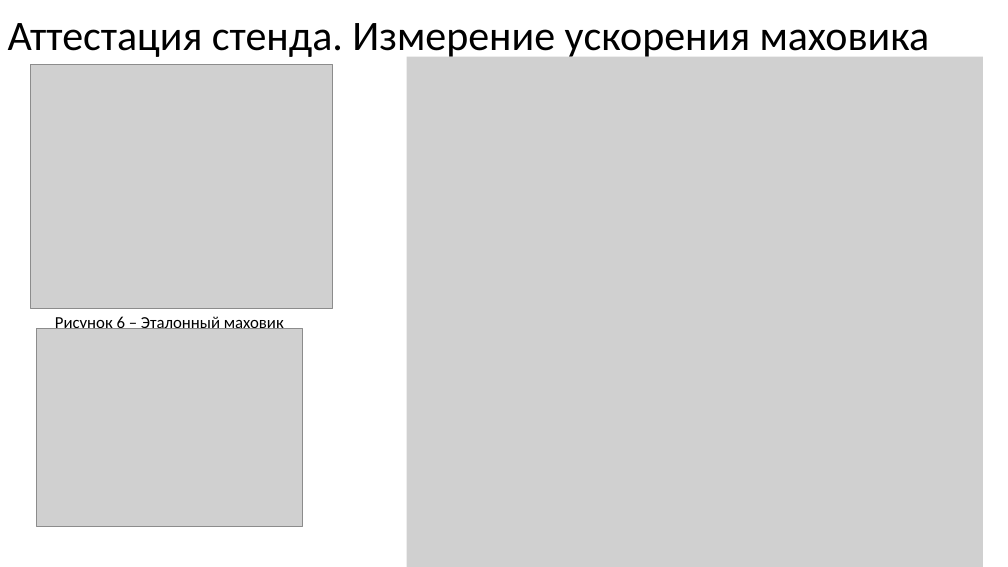
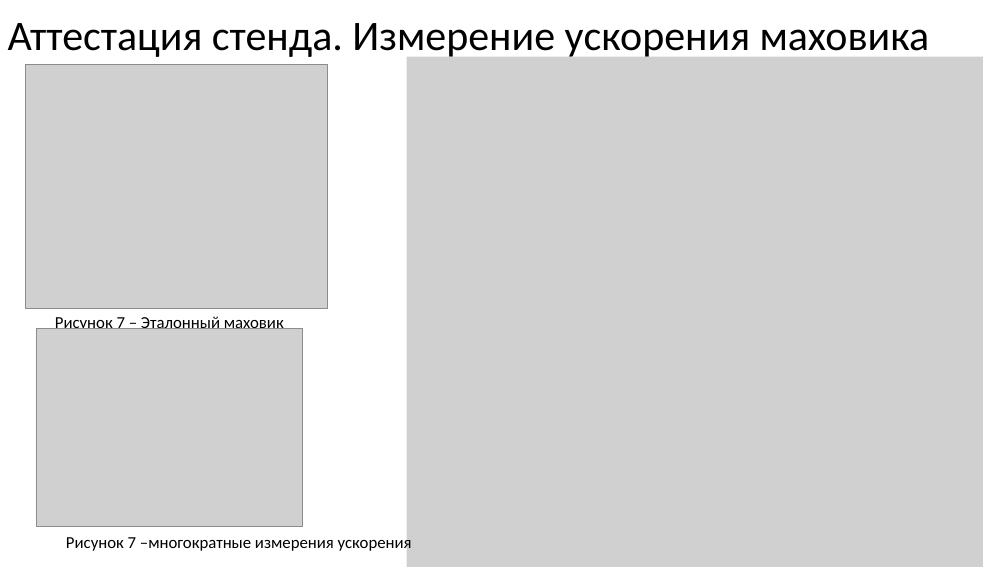
Before and after one commit to iliyars/reactive-moment-phd, a slide deck: slide 6 of Ppt/финальная версия.pptx (slide 7 before the commit). Drawn at 1008x567 pixels with LibreOffice and Linux fonts; fonts in the diff are those of the drawing; grey boxes stand for pictures. Boxes give left, top, right and bottom in pixels: in the first picture for what was removed or moved away, otherwise in the second. Text is boxed around its words. In the diff, an @@ line names an element or a change of style, - is before the commit and + after.

```diff
--- a/Ppt/финальная версия.pptx
+++ b/Ppt/финальная версия.pptx
@@ picture: place and size @@
-picture at (30,64,333,309)
+picture at (25,64,327,309)
@@ text at (55,315,284,329): text changed @@
-Рисунок 6 – Эталонный маховик
+Рисунок 7 – Эталонный маховик
@@ text added at (66,535,412,553), 16 pt, text #000000 @@
+Рисунок 7 –многократные измерения ускорения
```
Also in this commit, not shown: 3 other slides changed, 1 slide added, 1 slide removed, 2 other files.
